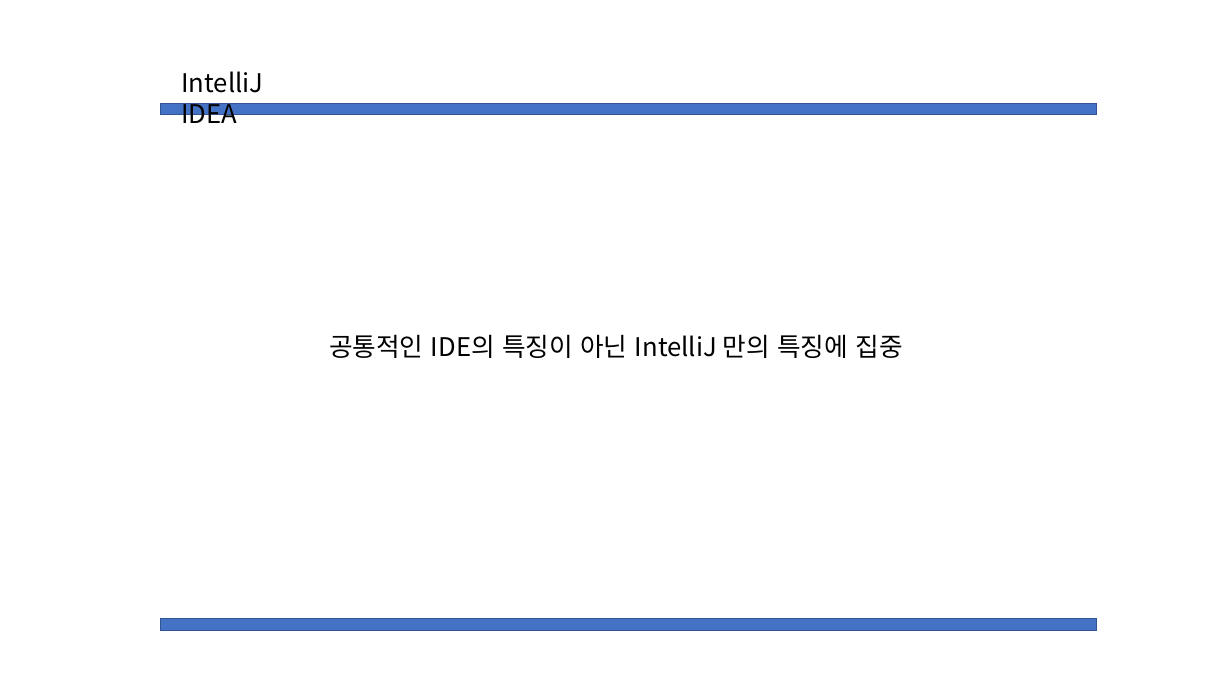
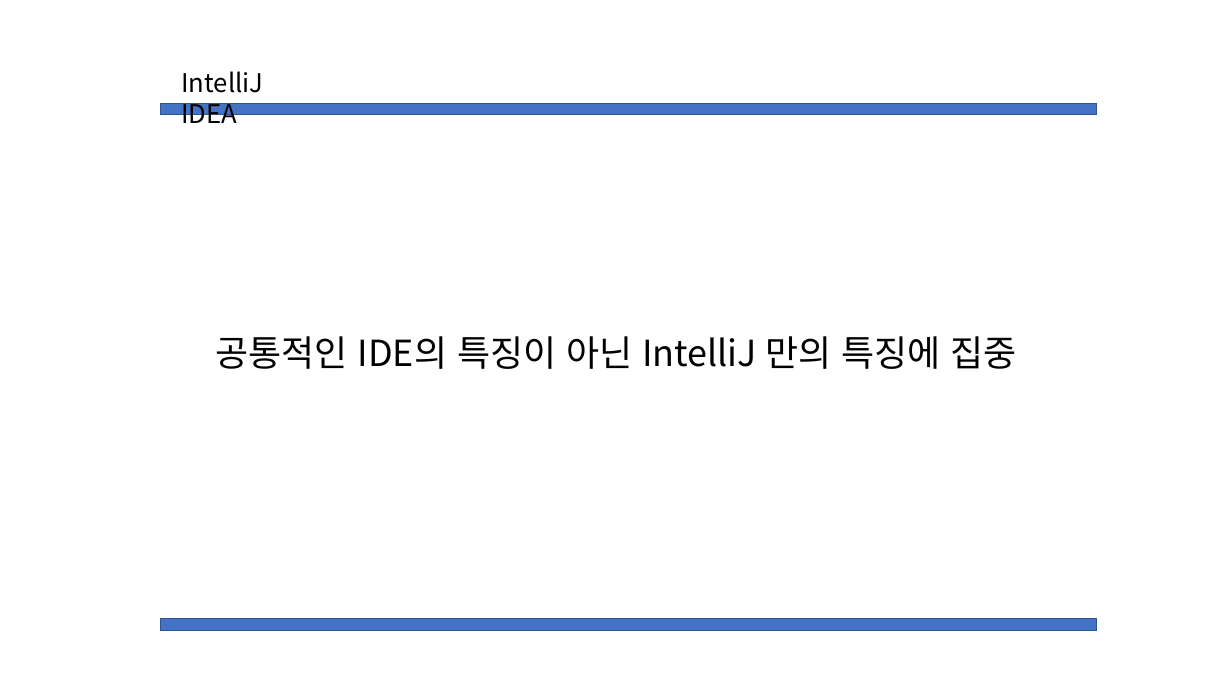
Before and after one commit to Mikusnuz/MyPractice, a slide deck: slide 4 of Study/IntelliJ.pptx. Drawn at 1232x693 pixels with LibreOffice and Linux fonts; fonts in the diff are those of the drawing. Boxes give left, top, right and bottom in pixels: in the first picture for what was removed or moved away, otherwise in the second. Text is boxed around its words. In the diff, an @@ line names an element or a change of style, - is before the commit and + after.

```diff
--- a/Study/IntelliJ.pptx
+++ b/Study/IntelliJ.pptx
@@ text "공통적인 IDE의 특징이 아닌 IntelliJ ...": place and size @@
-text "공통적인 IDE의 특징이 아닌 IntelliJ ..." at (329,334,902,358)
+text "공통적인 IDE의 특징이 아닌 IntelliJ ..." at (216,336,1016,369)
@@ text "공통적인 IDE의 특징이 아닌 IntelliJ ..." at (216,336,1016,369): size 20 to 28 pt @@
```
Also in this commit, not shown: 4 other slides changed, 3 other files.
